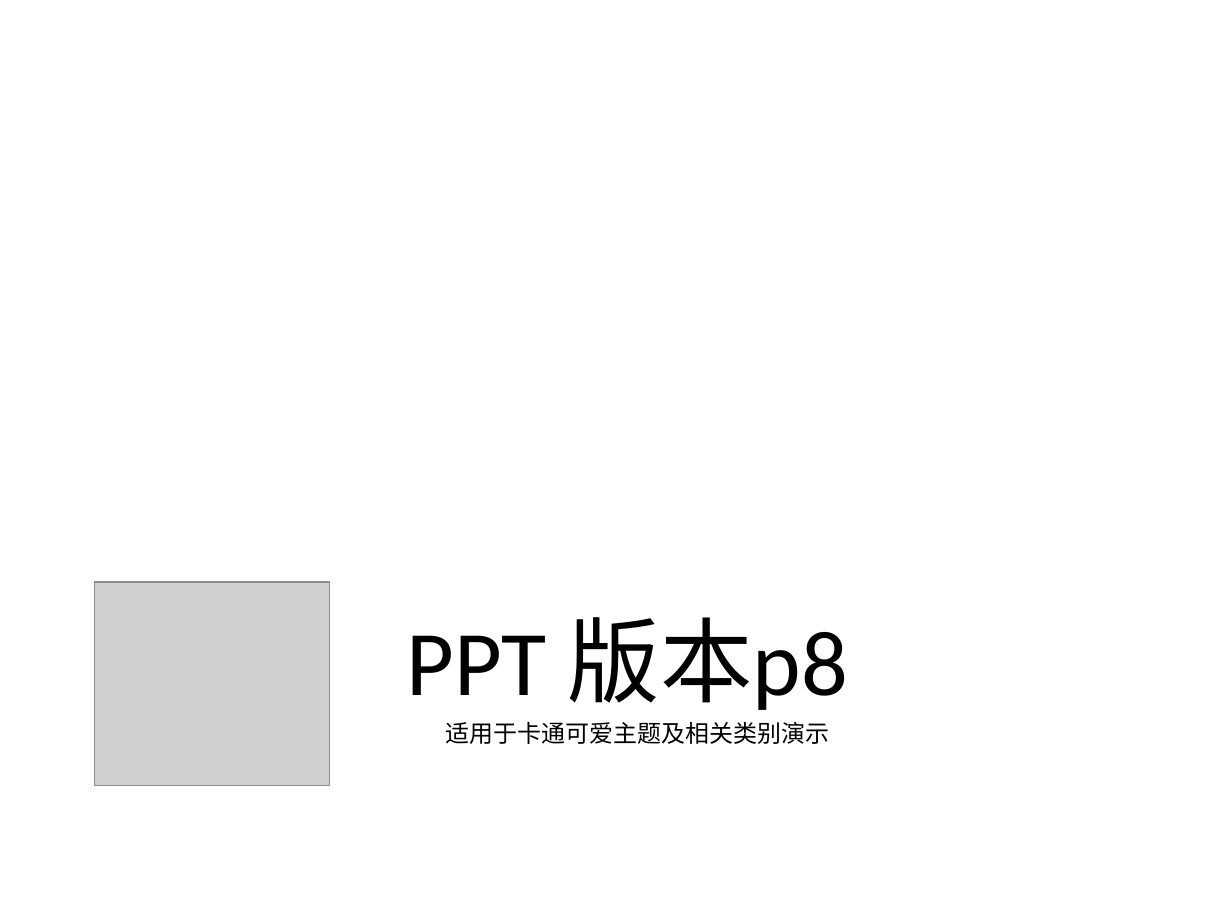
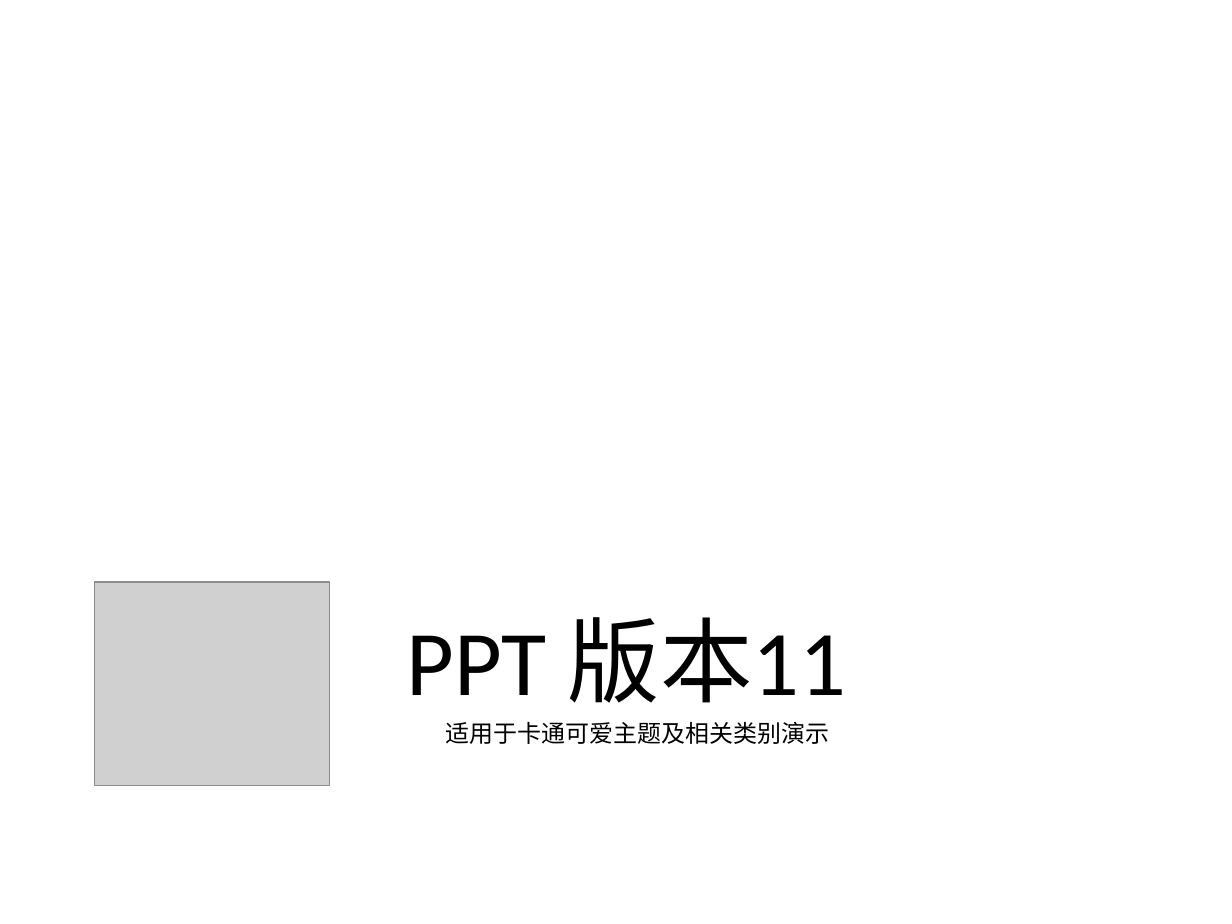
Before and after one commit to ygkee/PPTGit, a slide deck: slide 1 of ppt3480.ppt. Drawn at 1232x924 pixels with LibreOffice and Linux fonts; fonts in the diff are those of the drawing; grey boxes stand for pictures; background and template pictures are left out. Boxes give left, top, right and bottom in pixels: in the first picture for what was removed or moved away, otherwise in the second. Text is boxed around its words. In the diff, an @@ line names an element or a change of style, - is before the commit and + after.

Commit message:
ver 11

```diff
--- a/ppt3480.ppt
+++ b/ppt3480.ppt
@@ text at bbox=[407, 617, 846, 703]: text changed @@
-PPT 版本p8
+PPT 版本11
```
